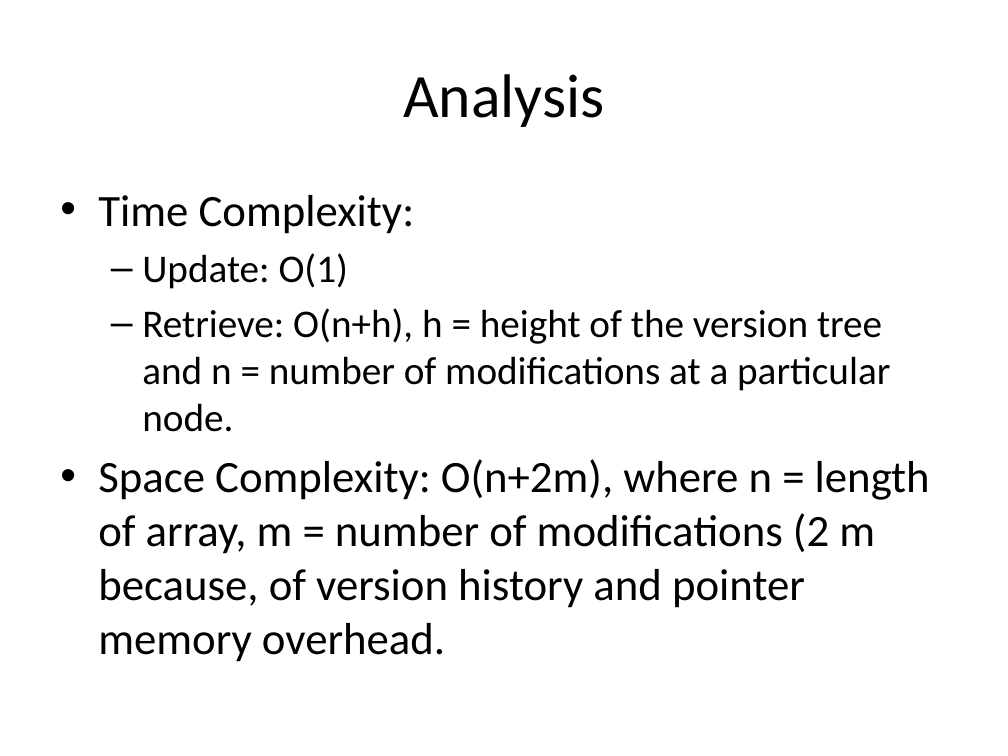
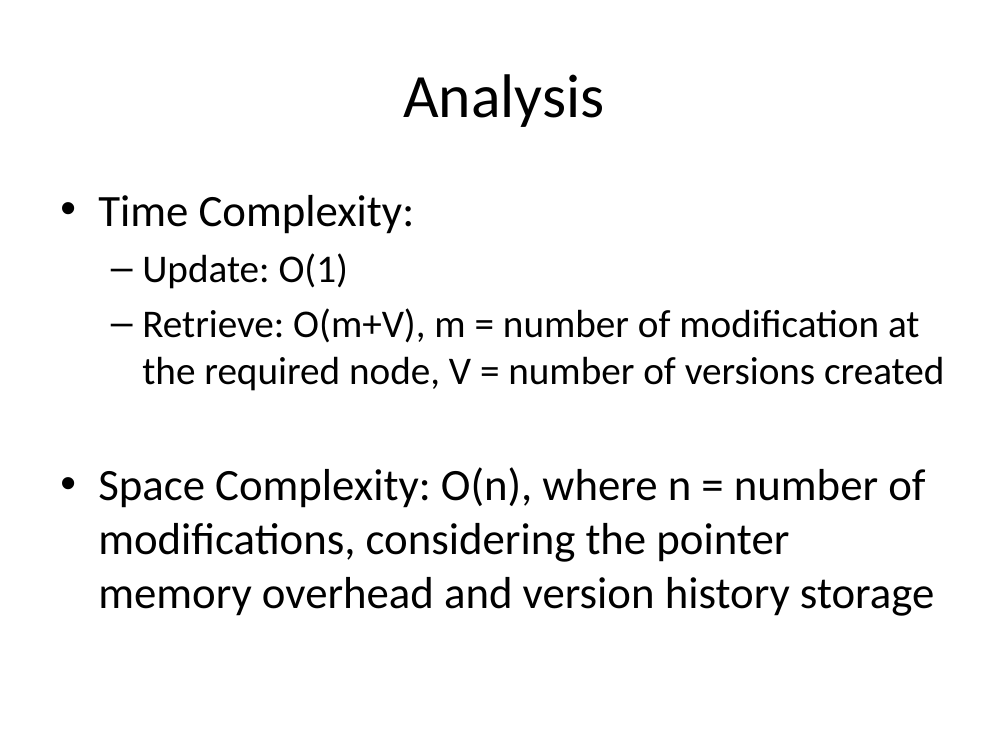
Before and after one commit to SirArthur7/PersistantDataStructure, a slide deck: slide 31 of Kanko/Persistent Array.pptx (slide 24 before the commit). Drawn at 1008x756 pixels with LibreOffice and Linux fonts; fonts in the diff are those of the drawing. Boxes give left, top, right and bottom in pixels: in the first picture for what was removed or moved away, otherwise in the second. Text is boxed around its words. In the diff, an @@ line names an element or a change of style, - is before the commit and + after.

```diff
--- a/Kanko/Persistent Array.pptx
+++ b/Kanko/Persistent Array.pptx
@@ text at bbox=[98, 308, 944, 616]: text changed @@
-  – Retrieve: O(n+h), h = height of the version tree and n = number of modifications at a particular node.
-• Space Complexity: O(n+2m), where n = length of array, m = number of modifications (2 m because, of version history and pointer memory overhead.
+  – Retrieve: O(m+V), m = number of modification at the required node, V = number of versions created
+• Space Complexity: O(n), where n = number of modifications, considering the pointer memory overhead and version history storage
```
Also in this commit, not shown: 11 other slides changed, 12 slides added, 2 slides removed, 16 other files.
